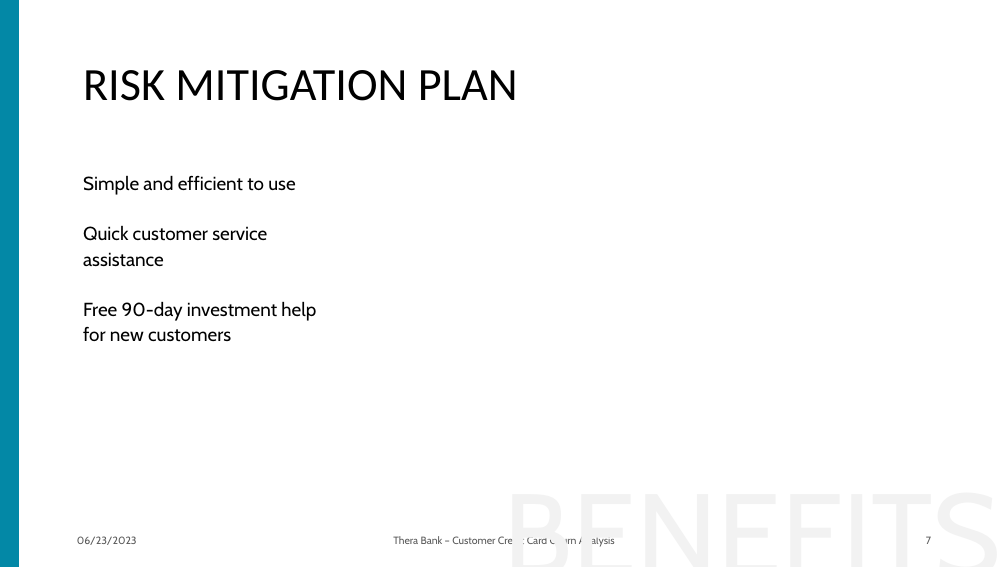
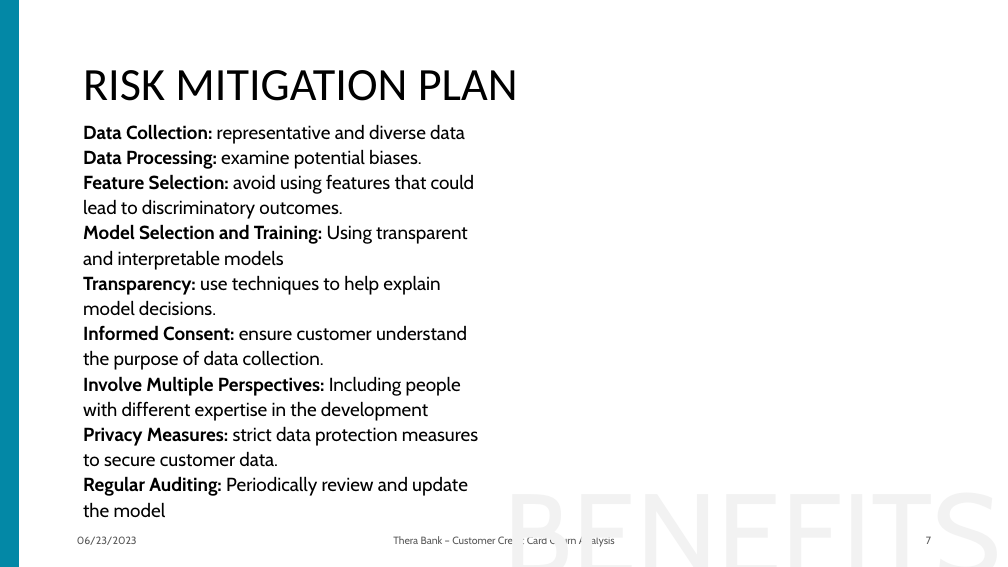
Before and after one commit to ithllc/AAI_510_02_SU23, a slide deck: slide 7 of Bank_Customer_Churn_V2.pptx. Drawn at 1008x567 pixels with LibreOffice and Linux fonts; fonts in the diff are those of the drawing; background and template pictures are left out. Boxes give left, top, right and bottom in pixels: in the first picture for what was removed or moved away, otherwise in the second. Text is boxed around its words. In the diff, an @@ line names an element or a change of style, - is before the commit and + after.

```diff
--- a/Bank_Customer_Churn_V2.pptx
+++ b/Bank_Customer_Churn_V2.pptx
@@ text at box(83, 124, 478, 518): text changed @@
-Simple and efficient to use
-Quick customer service assistance
-Free 90-day investment help for new customers
+Data Collection: representative and diverse data Data Processing: examine potential biases.
+Feature Selection: avoid using features that could lead to discriminatory outcomes.
+Model Selection and Training: Using transparent and interpretable models
+Transparency: use techniques to help explain model decisions.
+Informed Consent: ensure customer understand the purpose of data collection.
+Involve Multiple Perspectives: Including people with different expertise in the development
+Privacy Measures: strict data protection measures to secure customer data.
+Regular Auditing: Periodically review and update the model
```
Also in this commit, not shown: 1 other slide changed, 1 other file.
